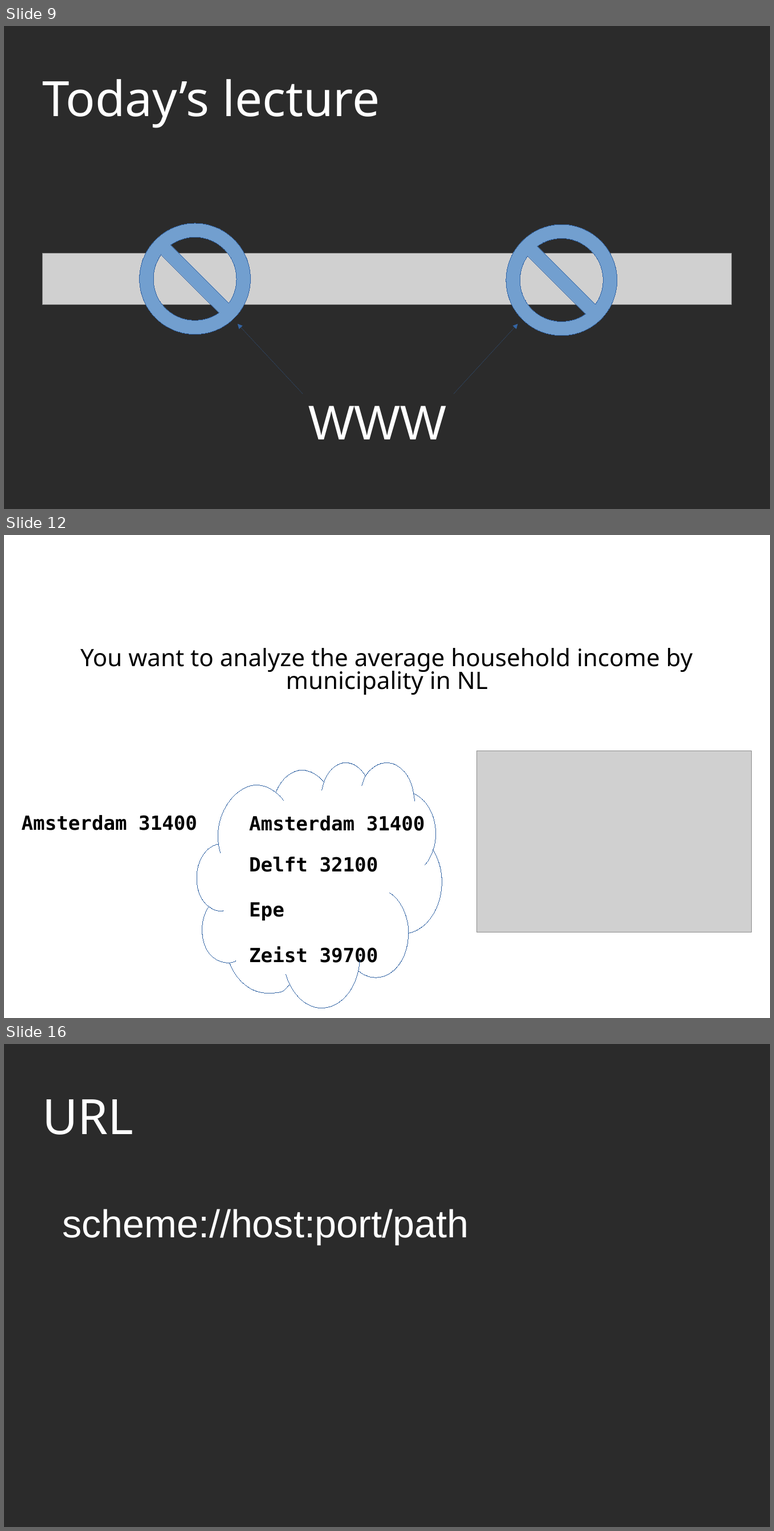
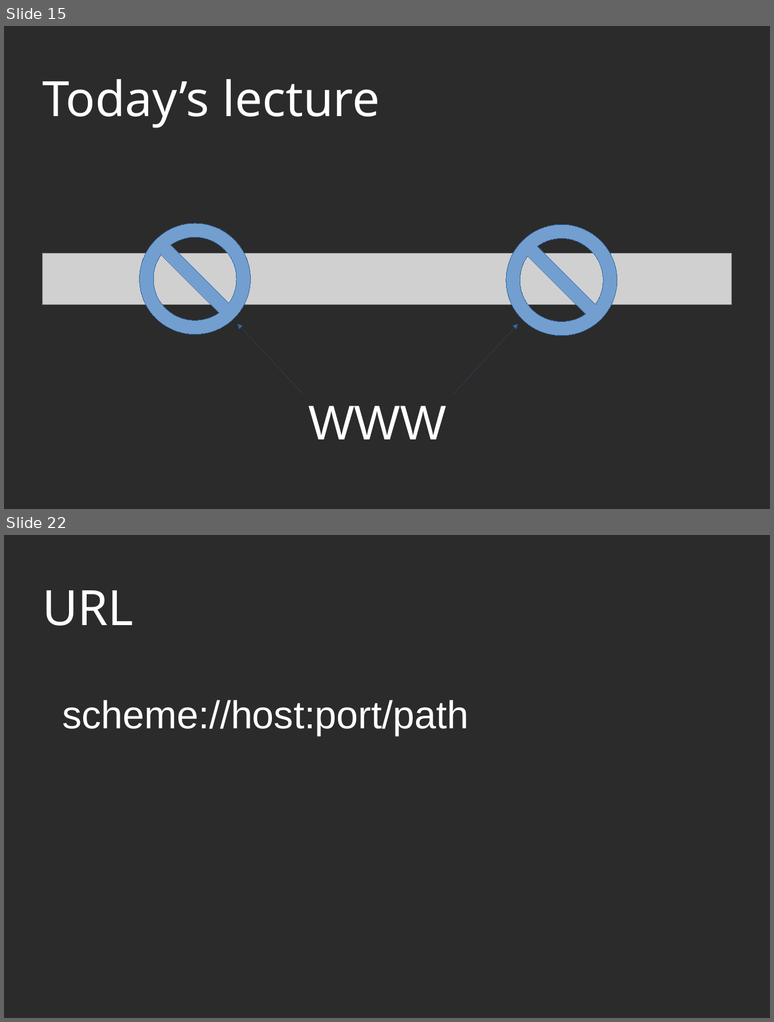
Before and after one commit to PabloMosUU/UssPython, a slide deck: LectureNotes/Module11/11 Accessing Remote Resources presentation.odp. Shown one above the other, each under a label of ours: slides 9, 12 and 16 before the commit, slides 15 and 22 after it; the slides between them are not shown. The pictures are 774x1531 and 774x1022 pixels, drawn with LibreOffice and Linux fonts; fonts in the diff are those of the drawing; grey boxes stand for pictures; background and template pictures are left out; a plain dark background stands for a picture behind light text. Boxes give left, top, right and bottom in pixels: in the first picture for what was removed or moved away, otherwise in the second. Text is boxed around its words. In the diff, an @@ line names an element or a change of style, - is before the commit and + after.

```diff
--- a/LectureNotes/Module11/11 Accessing Remote Resources presentation.odp
+++ b/LectureNotes/Module11/11 Accessing Remote Resources presentation.odp
@@ slide 12 removed at [4, 535, 770, 1018], background picture (left out) @@
@@ title removed at [43, 554, 732, 635] @@
-Example
@@ text removed at [80, 648, 693, 695] @@
-You want to analyze the average household income by municipality in NL
@@ picture removed at [477, 750, 751, 932] @@
@@ freeform shape removed at [197, 763, 442, 1008] @@
@@ text removed at [22, 815, 197, 830] @@
-Amsterdam 31400
@@ text removed at [249, 815, 425, 831] @@
-Amsterdam 31400
@@ text removed at [249, 856, 378, 872] @@
-Delft 32100
@@ text removed at [249, 902, 284, 920] @@
-Epe
@@ text removed at [249, 946, 378, 966] @@
-Zeist 39700
@@ what was slide 9 is now slide 15 @@
@@ what was slide 16 is now slide 22 @@
```
Also in this commit, not shown: 4 slides changed, 24 slides added, 9 other slides removed, 17 other files.
